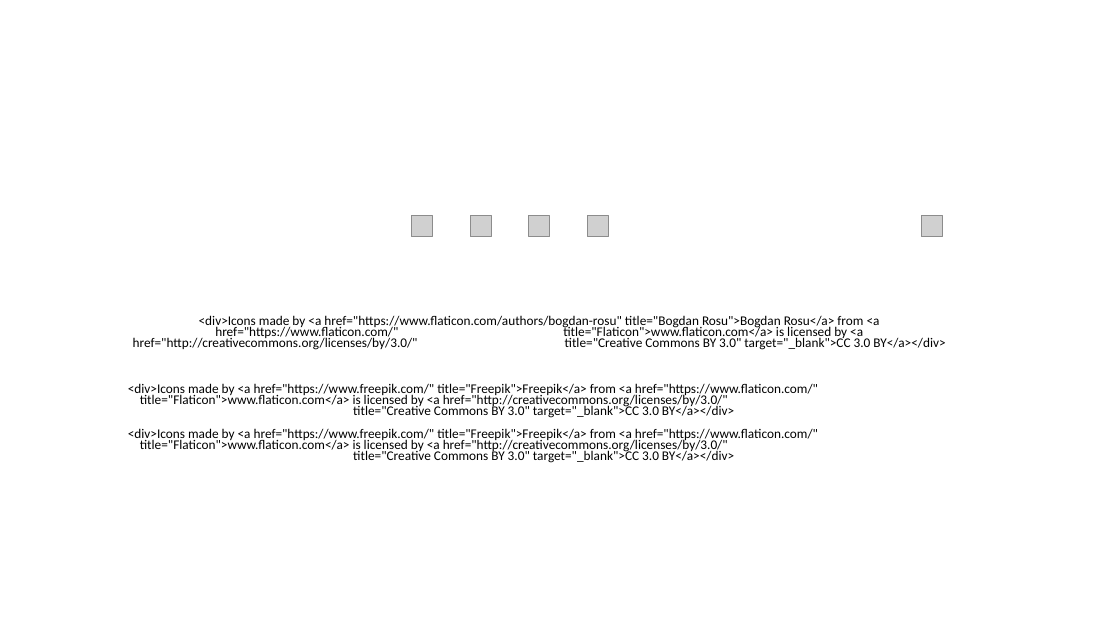
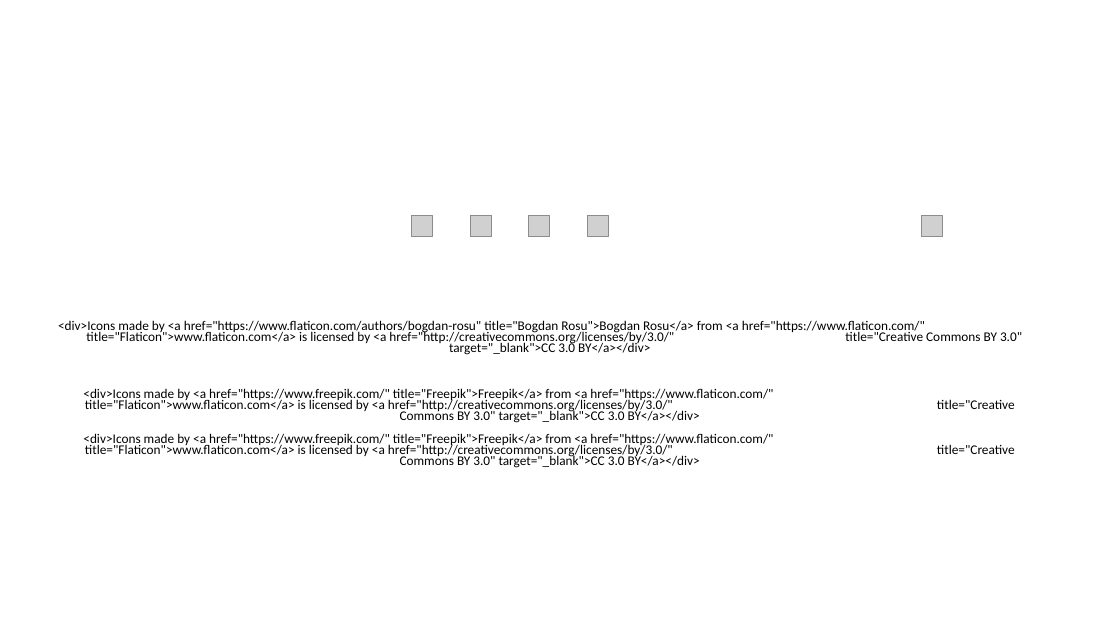
Before and after one commit to memmelma/bulletplus, a slide deck: slide 1 of icon_design_selection.pptx. Drawn at 1120x630 pixels with LibreOffice and Linux fonts; fonts in the diff are those of the drawing; grey boxes stand for pictures. Boxes give left, top, right and bottom in pixels: in the first picture for what was removed or moved away, otherwise in the second. Text is boxed around its words. In the diff, an @@ line names an element or a change of style, - is before the commit and + after.

```diff
--- a/icon_design_selection.pptx
+++ b/icon_design_selection.pptx
@@ subtitle "<div>Icons made by <a href="https://www.flaticon.com/authors ..." rewrapped from (128,315,945,463) to (58,320,1022,468) @@
```
Also in this commit, not shown: 1 slide added, 18 other files.
